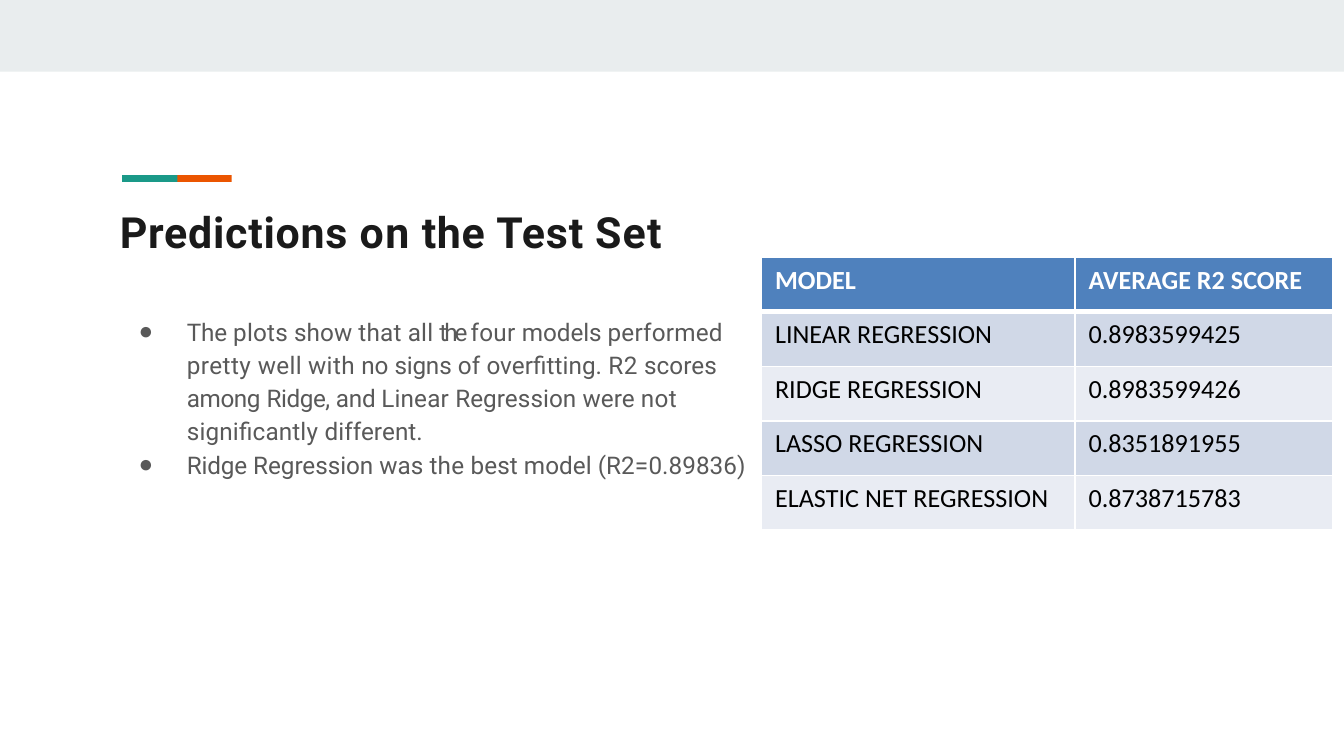
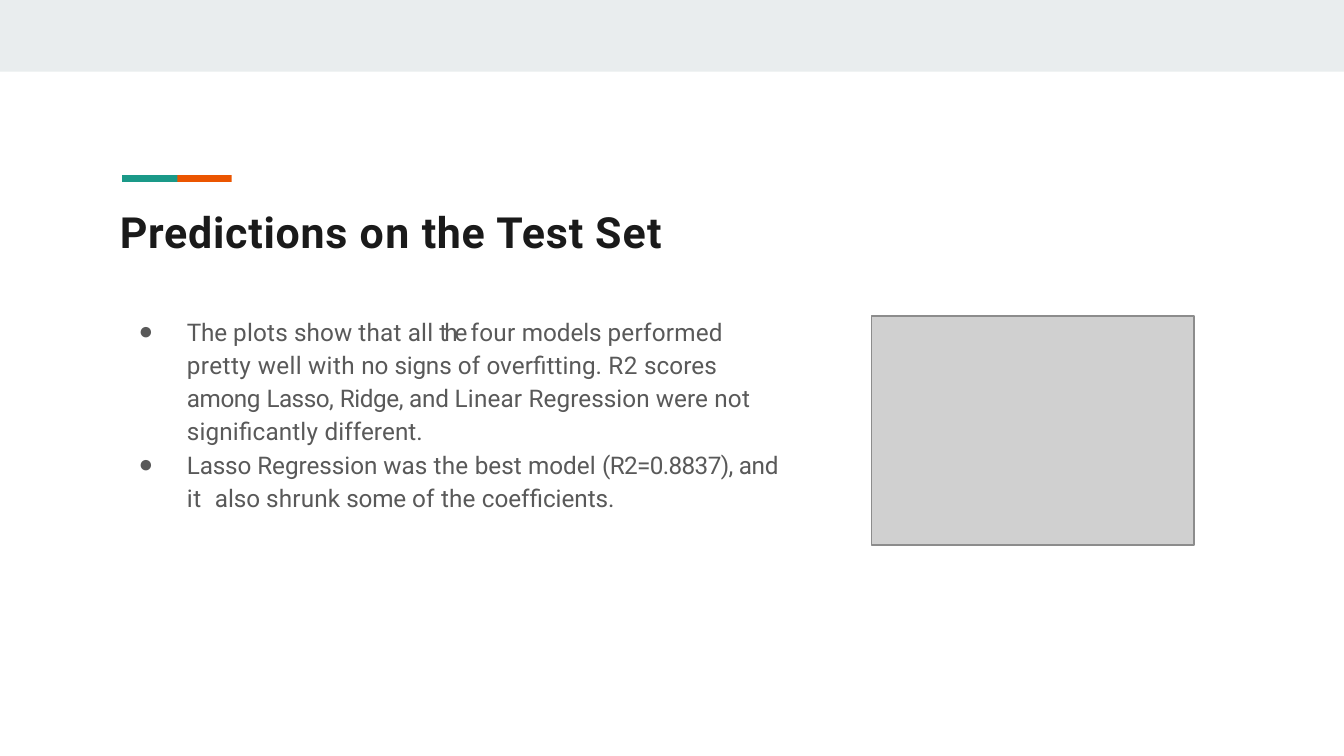
Before and after one commit to moqa19/IBM-Machine-Learning, a slide deck: slide 18 of Project-2-Report.pptx. Drawn at 1344x756 pixels with LibreOffice and Linux fonts; fonts in the diff are those of the drawing; grey boxes stand for pictures. Boxes give left, top, right and bottom in pixels: in the first picture for what was removed or moved away, otherwise in the second. Text is boxed around its words. In the diff, an @@ line names an element or a change of style, - is before the commit and + after.

```diff
--- a/Project-2-Report.pptx
+++ b/Project-2-Report.pptx
@@ table removed at box(762, 258, 1333, 531), 5 rows, 2 columns @@
-MODEL | AVERAGE R2 SCORE
-LINEAR REGRESSION | 0.8983599425
-RIDGE REGRESSION | 0.8983599426
-LASSO REGRESSION | 0.8351891955
-ELASTIC NET REGRESSION | 0.8738715783
@@ text at box(187, 322, 779, 507): text changed @@
-● The plots show that all the four models performed pretty well with no signs of overﬁtting. R2 scores among Ridge, and Linear Regression were not signiﬁcantly different.
-● Ridge Regression was the best model (R2=0.89836)
+● The plots show that all the four models performed pretty well with no signs of overﬁtting. R2 scores among Lasso, Ridge, and Linear Regression were not signiﬁcantly different.
+● Lasso Regression was the best model (R2=0.8837), and it also shrunk some of the coefﬁcients.
@@ picture added at box(871, 316, 1193, 544) @@
```
Also in this commit, not shown: 8 other slides changed, 2 slides added, 1 other file.
